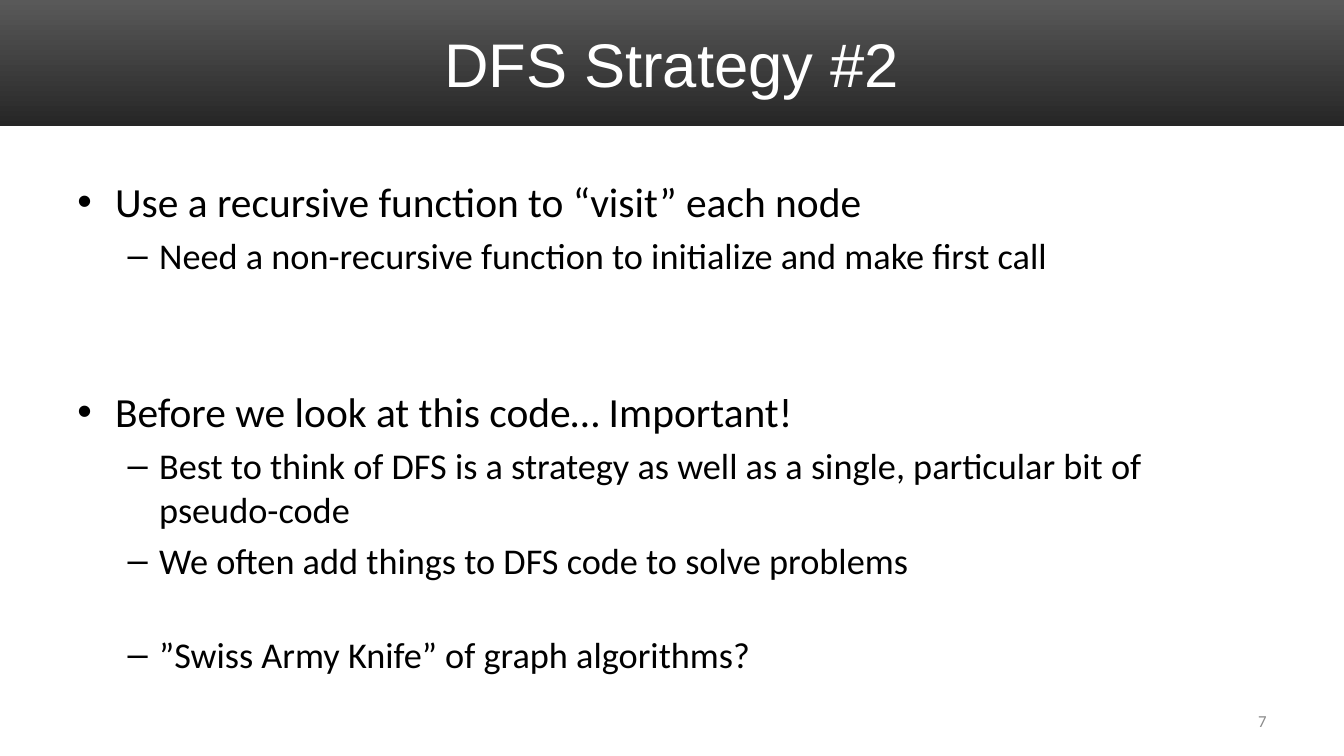
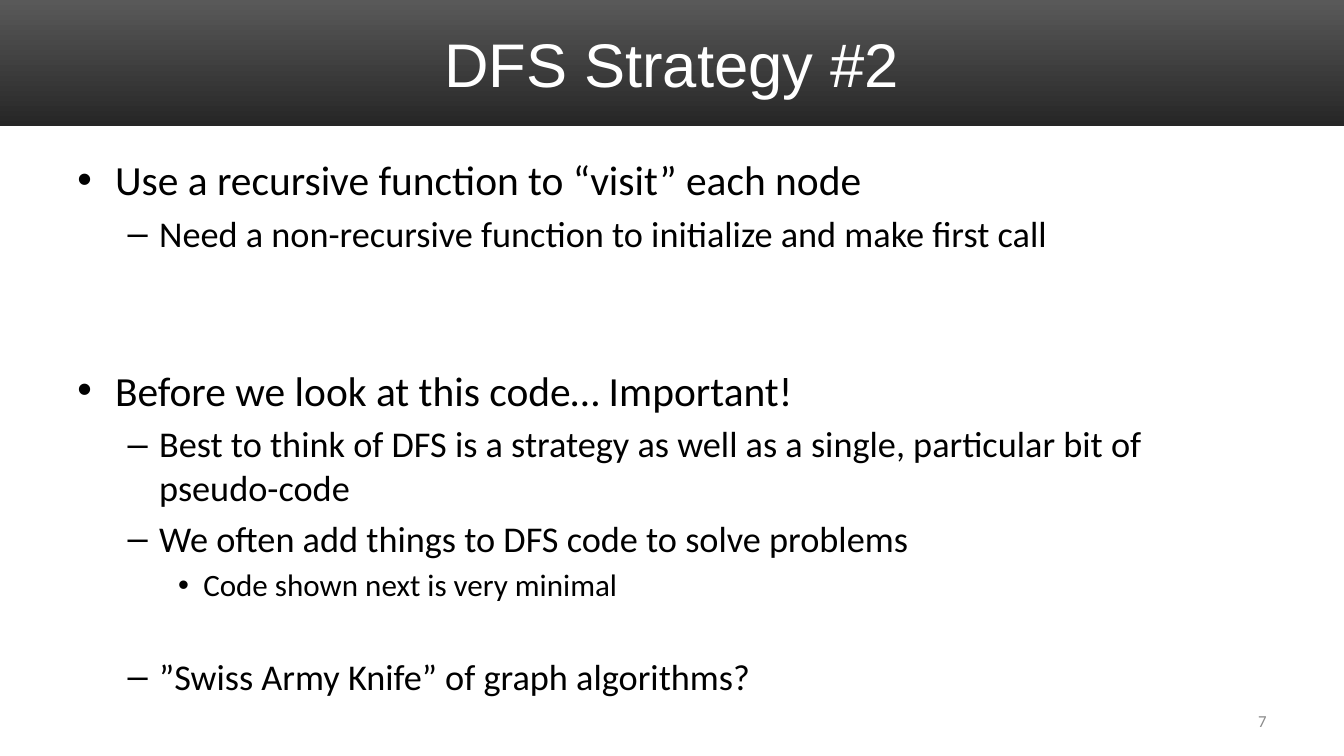
Before and after one commit to uva-cs/cs4102-f21, a slide deck: slide 7 of slides/graphs-dfs-f21.pptx. Drawn at 1344x756 pixels with LibreOffice and Linux fonts; fonts in the diff are those of the drawing. Boxes give left, top, right and bottom in pixels: in the first picture for what was removed or moved away, otherwise in the second. Text is boxed around its words. In the diff, an @@ line names an element or a change of style, - is before the commit and + after.

```diff
--- a/slides/graphs-dfs-f21.pptx
+++ b/slides/graphs-dfs-f21.pptx
@@ text at (203, 574, 617, 601): paragraph added @@
+    • Code shown next is very minimal
```
Also in this commit, not shown: 7 other slides changed, 3 other files.
